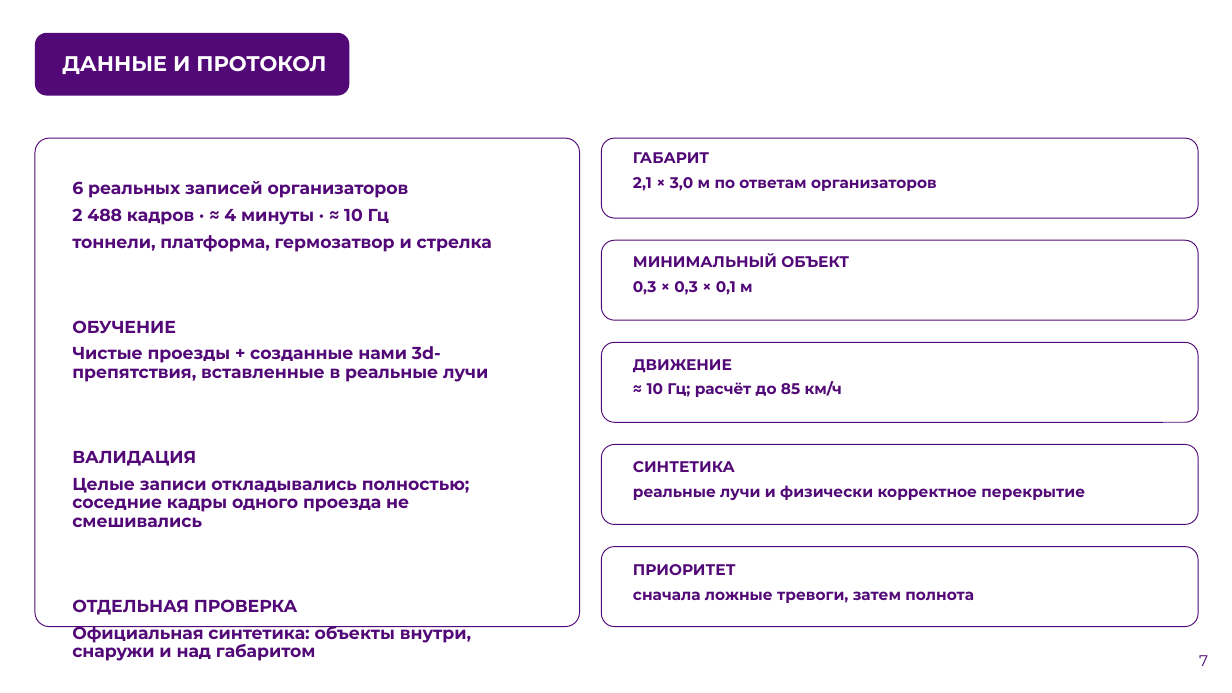
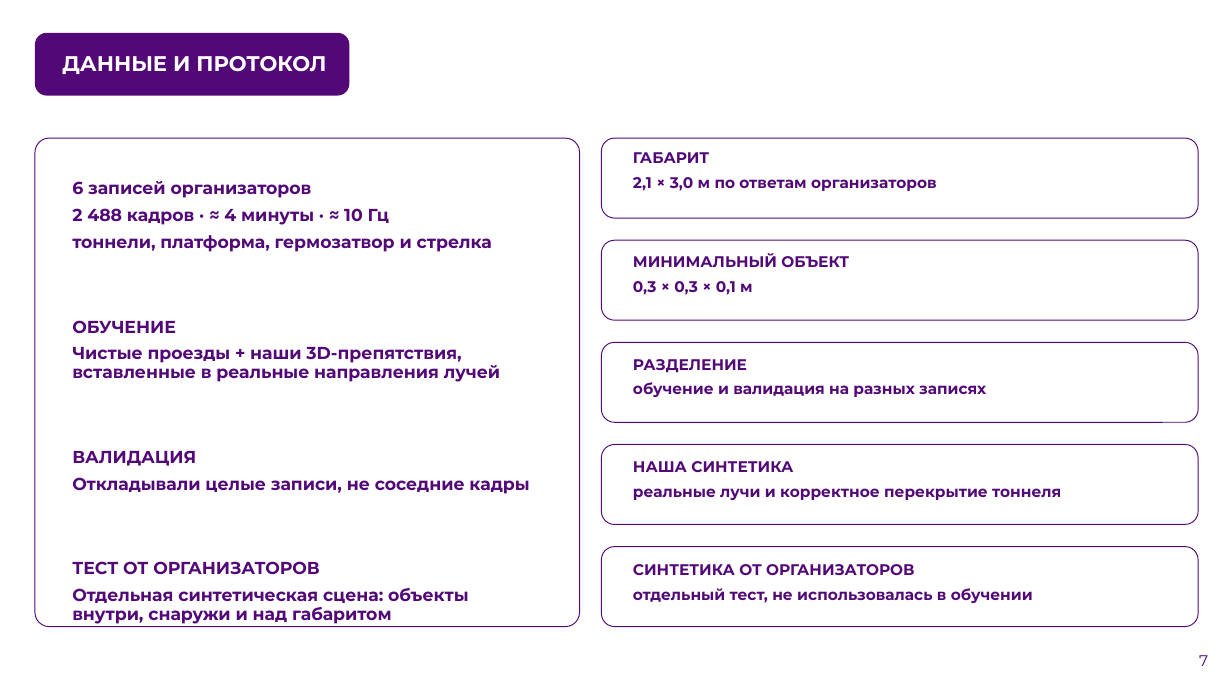
Before and after one commit to KirpaDmitriy/metroguard-lct2026, a slide deck: slide 7 of presentation/MetroGuard_LCT2026_Submission.pptx. Drawn at 1232x693 pixels with LibreOffice and Linux fonts; fonts in the diff are those of the drawing; background and template pictures are left out. Boxes give left, top, right and bottom in pixels: in the first picture for what was removed or moved away, otherwise in the second. Text is boxed around its words. In the diff, an @@ line names an element or a change of style, - is before the commit and + after.

```diff
--- a/presentation/MetroGuard_LCT2026_Submission.pptx
+++ b/presentation/MetroGuard_LCT2026_Submission.pptx
@@ text at [72, 181, 312, 198]: text changed @@
-6 реальных записей организаторов
+6 записей организаторов
@@ text at [72, 347, 500, 382]: text changed @@
-Чистые проезды + созданные нами 3d-препятствия, вставленные в реальные лучи
+Чистые проезды + наши 3D-препятствия, вставленные в реальные направления лучей
@@ text at [633, 359, 986, 397]: text changed @@
-ДВИЖЕНИЕ
-≈ 10 Гц; расчёт до 85 км/ч
+РАЗДЕЛЕНИЕ
+обучение и валидация на разных записях
@@ text at [72, 477, 529, 624]: text changed @@
-Целые записи откладывались полностью; соседние кадры одного проезда не смешивались
-ОТДЕЛЬНАЯ ПРОВЕРКА
-Официальная синтетика: объекты внутри, снаружи и над габаритом
+Откладывали целые записи, не соседние кадры
+ТЕСТ ОТ ОРГАНИЗАТОРОВ
+Отдельная синтетическая сцена: объекты внутри, снаружи и над габаритом
@@ text at [633, 461, 1061, 500]: text changed @@
-СИНТЕТИКА
-реальные лучи и физически корректное перекрытие
+НАША СИНТЕТИКА
+реальные лучи и корректное перекрытие тоннеля
@@ text at [633, 564, 1033, 603]: text changed @@
-ПРИОРИТЕТ
-сначала ложные тревоги, затем полнота
+СИНТЕТИКА ОТ ОРГАНИЗАТОРОВ
+отдельный тест, не использовалась в обучении
```
Also in this commit, not shown: 9 other slides changed.
